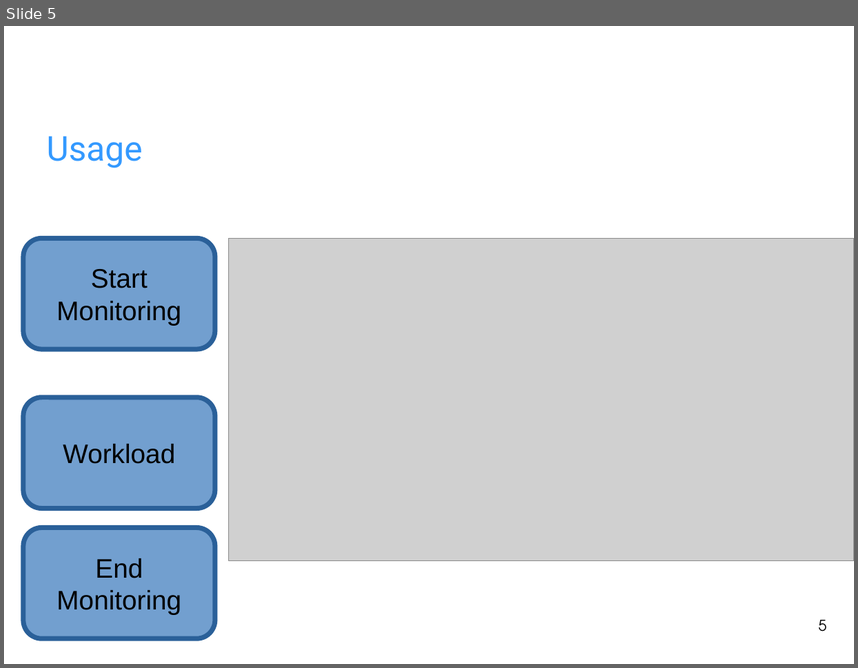
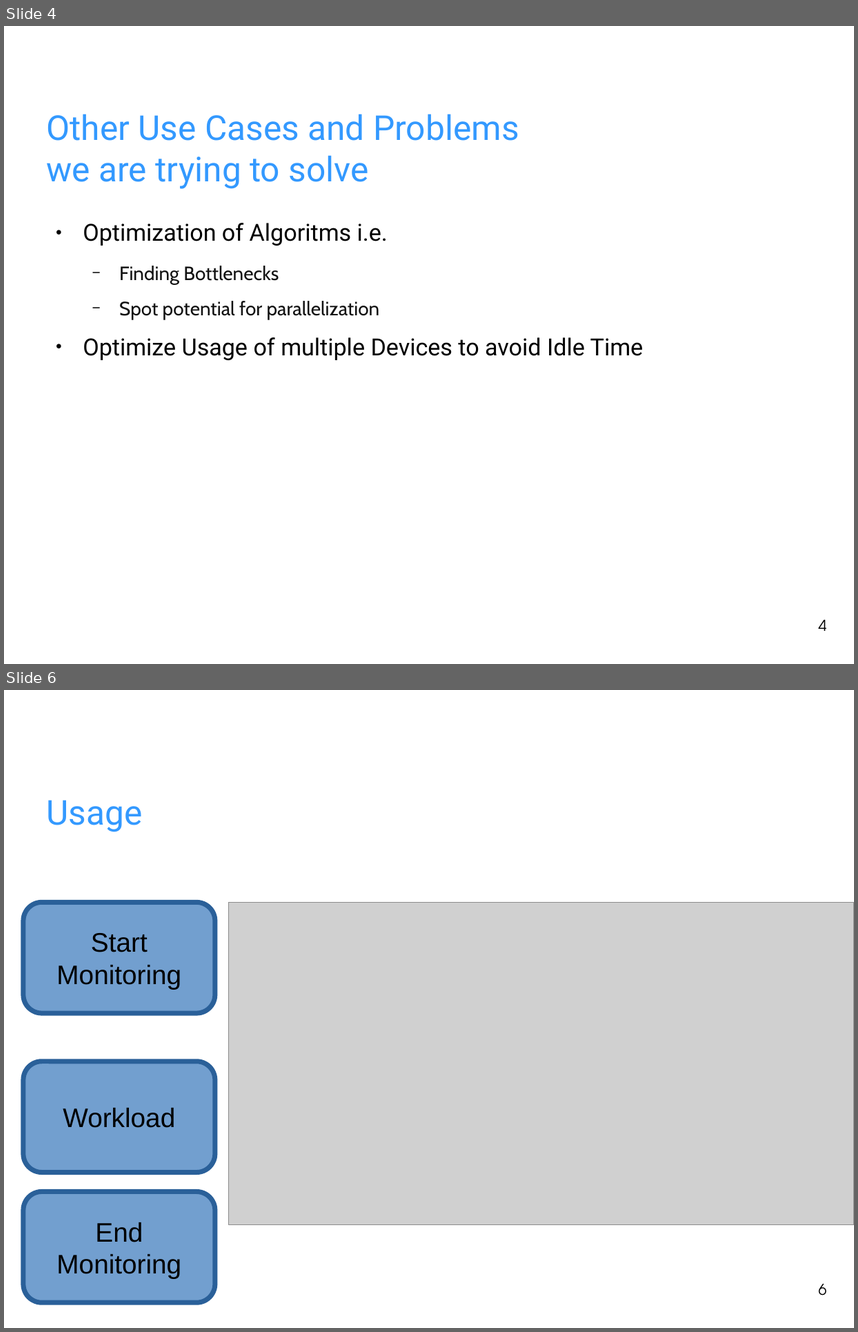
Before and after one commit to fhilprec/HardwareMonitoring, a slide deck: ProjectPresentation.odp. Shown one above the other, each under a label of ours: slide 5 before the commit, slides 4 and 6 after it; the slides between them are not shown. The pictures are 858x668 and 858x1332 pixels, drawn with LibreOffice and Linux fonts; fonts in the diff are those of the drawing; grey boxes stand for pictures; background and template pictures are left out. Boxes give left, top, right and bottom in pixels: in the first picture for what was removed or moved away, otherwise in the second. Text is boxed around its words. In the diff, an @@ line names an element or a change of style, - is before the commit and + after.

```diff
--- a/ProjectPresentation.odp
+++ b/ProjectPresentation.odp
@@ slide 4 added at bbox=[4, 26, 854, 664], background picture (left out) @@
@@ title added at bbox=[47, 114, 519, 189], 32 pt, text #3399FF @@
+Other Use Cases and Problems
+we are trying to solve
@@ text added at bbox=[83, 223, 644, 360], 22 pt, text #000000 @@
+● Optimization of Algoritms i.e.
+  − Finding Bottlenecks
+  − Spot potential for parallelization
+● Optimize Usage of multiple Devices to avoid Idle Time
@@ page number added at bbox=[818, 619, 826, 630], 14 pt, text #000000 @@
+4
@@ what was slide 5 is now slide 6 @@
@@ page number at bbox=[818, 1283, 826, 1295]: text changed @@
-5
+6
```
Also in this commit, not shown: 1 slide changed, 2 other slides added, 1 slide removed.
